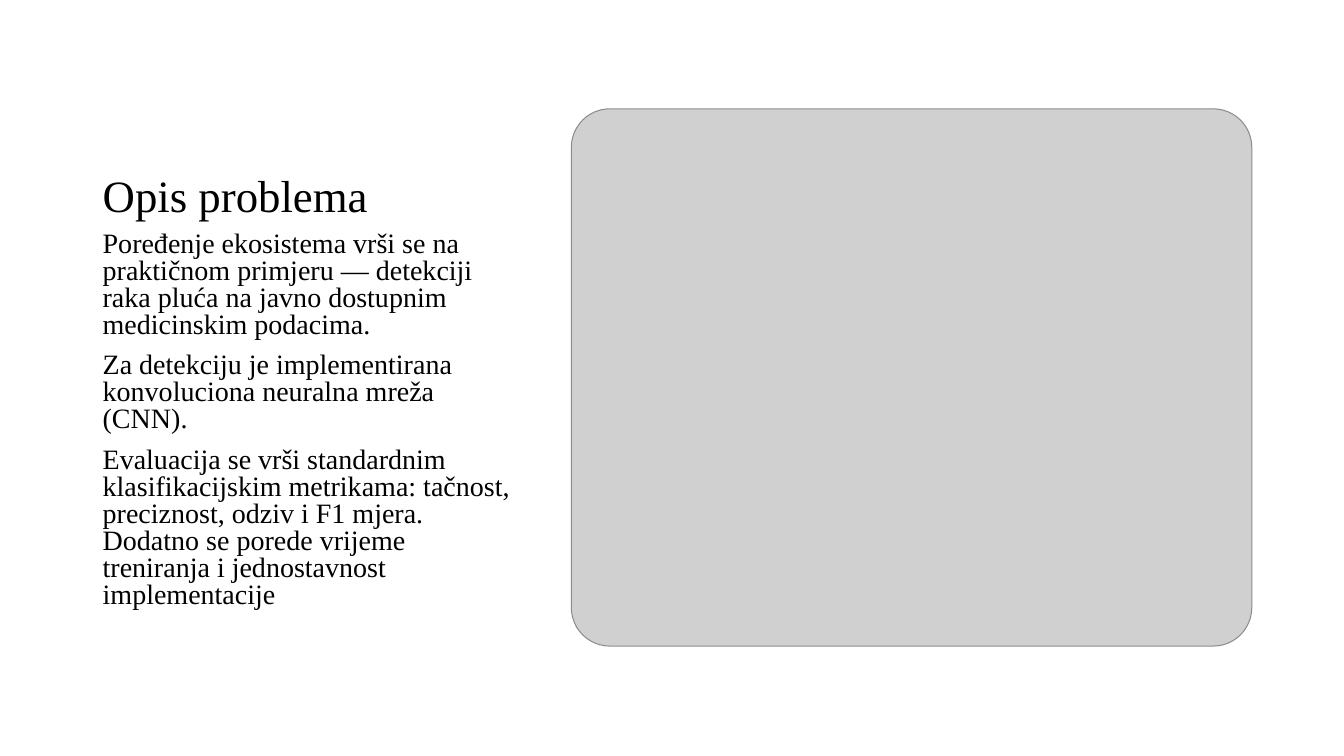
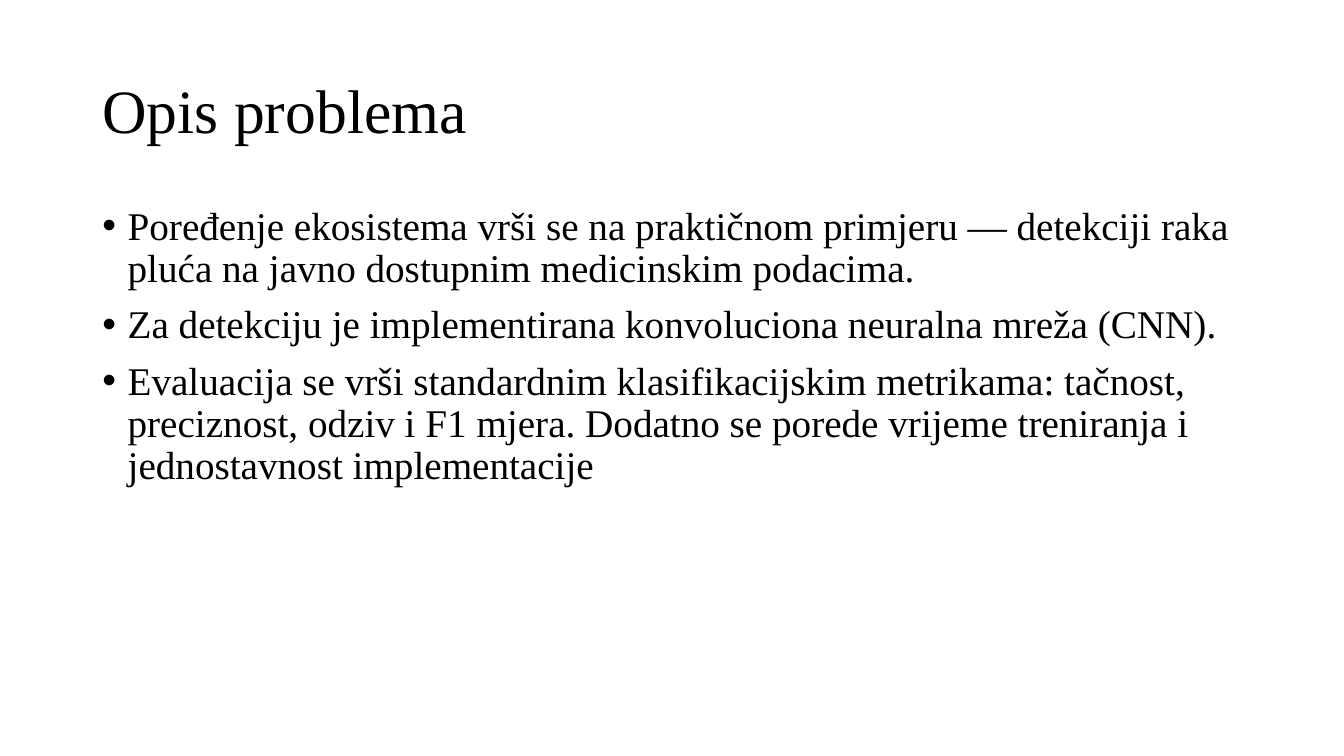
Before and after one commit to omarkurtovic/ml-dotnet-vs-python, a slide deck: slide 4 of Presentation/omar_kurtovic_diplomski_prezentacija.pptx (slide 3 before the commit). Drawn at 1344x756 pixels with LibreOffice and Linux fonts; fonts in the diff are those of the drawing; grey boxes stand for pictures. Boxes give left, top, right and bottom in pixels: in the first picture for what was removed or moved away, otherwise in the second. Text is boxed around its words. In the diff, an @@ line names an element or a change of style, - is before the commit and + after.

```diff
--- a/Presentation/omar_kurtovic_diplomski_prezentacija.pptx
+++ b/Presentation/omar_kurtovic_diplomski_prezentacija.pptx
@@ title "Opis problema" moved from (x1=103, y1=181, x2=367, y2=221) to (x1=102, y1=90, x2=466, y2=144) @@
@@ title "Opis problema" at (x1=102, y1=90, x2=466, y2=144): size 32 to 44 pt; vertical alignment bottom to middle @@
@@ picture removed at (x1=572, y1=109, x2=1252, y2=646) @@
@@ text "Poređenje ekosistema vrši se na ..." moved from (x1=103, y1=233, x2=509, y2=609) to (x1=128, y1=212, x2=1228, y2=487) @@
@@ text "Poređenje ekosistema vrši se na ..." at (x1=128, y1=212, x2=1228, y2=487): size 20 to 28 pt; bullet none to •; line spacing 0.8 to 0.9 @@
```
Also in this commit, not shown: 3 other slides changed, 2 slides added, 1 other file.
